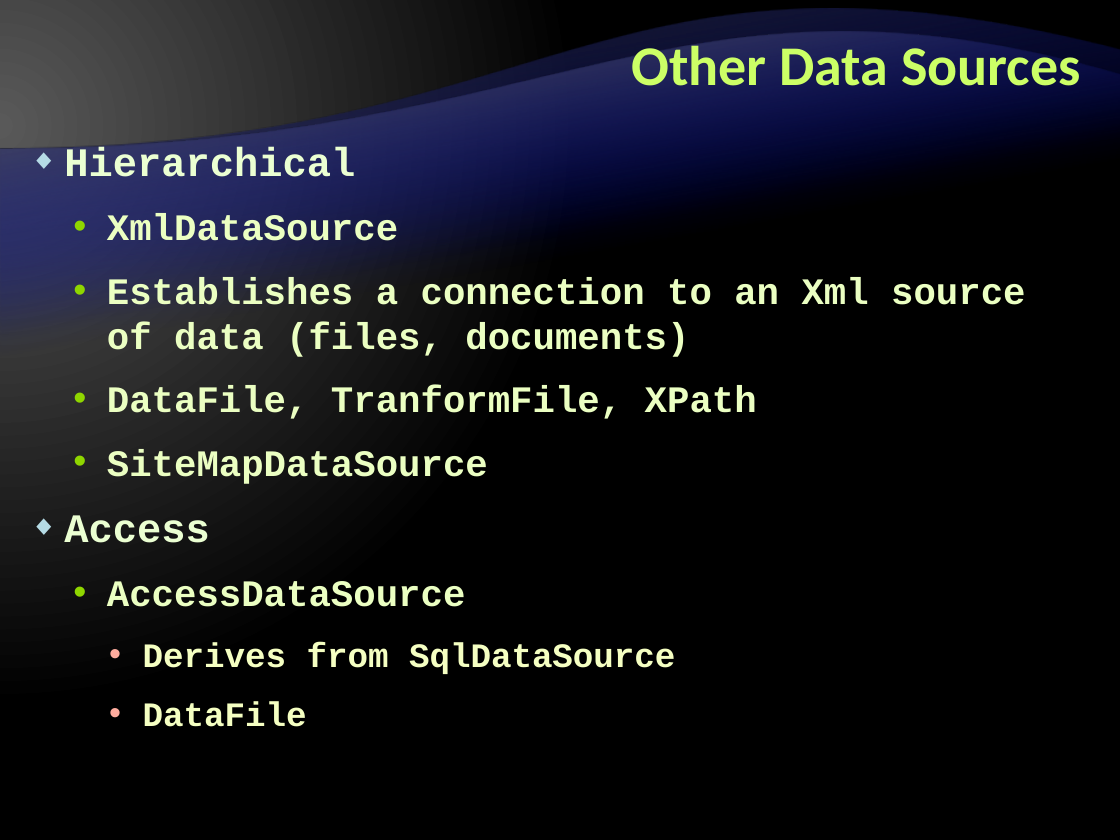
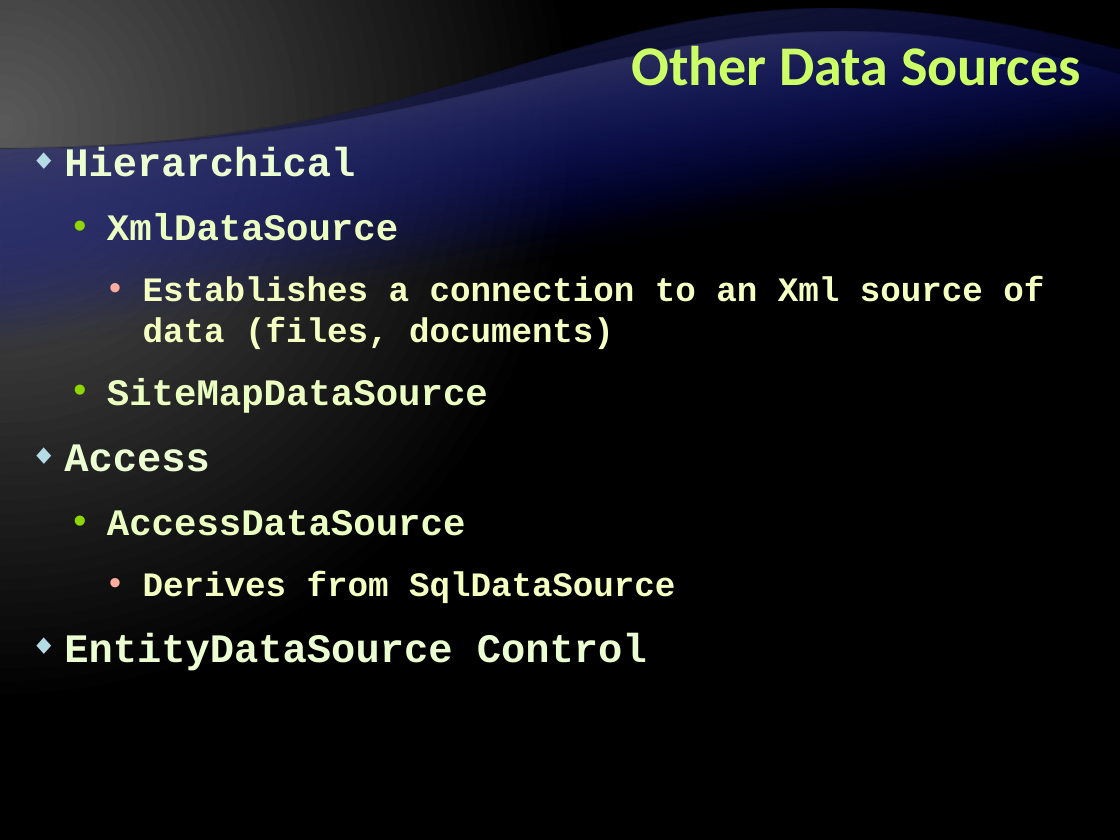
Before and after one commit to Graveheart/aspnetcourse, a slide deck: slide 49 of lectures/9. ASP.NET – Part II.pptx (slide 51 before the commit). Drawn at 1120x840 pixels with LibreOffice and Linux fonts; fonts in the diff are those of the drawing; background and template pictures are left out. Boxes give left, top, right and bottom in pixels: in the first picture for what was removed or moved away, otherwise in the second. Text is boxed around its words. In the diff, an @@ line names an element or a change of style, - is before the commit and + after.

```diff
--- a/lectures/9. ASP.NET – Part II.pptx
+++ b/lectures/9. ASP.NET – Part II.pptx
@@ text at box(143, 276, 1044, 349): size 24 to 22 pt, text colour #EBFFC2 to #F5FFC2 in "Establishes a connection to an Xml source ..."; list level 2 to 3 in "Establishes a connection to an ..."; bullet colour #8FD600 to #FFAD9F @@
@@ text at box(107, 385, 757, 419): paragraph removed @@
-  • DataFile, TranformFile, XPath
@@ text at box(64, 632, 647, 671): text changed; size 22 to 26 pt; text colour #F5FFC2 to #EBFFD2 @@
-    • DataFile
+◆ EntityDataSource Control
```
Also in this commit, not shown: 9 other slides changed, 2 slides added, 2 slides removed.
